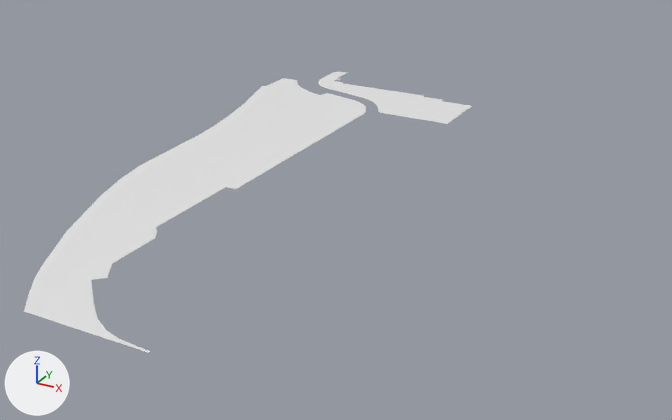
Before and after pictures for a commit that changed the FBX model Ecm/Assets/ECM/FBX/Terrains/terrains.fbx.
Camera for both pictures: a 50 mm camera at (164.0, -595.0, 143.0) aimed at (-17.0, -266.0, -21.0). Every picture has the same lights, and +X, +Y and +Z are marked at lower left. Where no turn or scale is listed for an object, it has been applied to the vertices.

Script lines for the objects in view, before the commit:
```python
mat_terrain = principled_material('terrain')
mat_terrain.base_color = (0.8, 0.8, 0.8)  # white #e7e7e7
mat_terrain.roughness = 0.553
me_plane_060 = bpy.data.meshes.new('Plane.060')
me_plane_060.from_pydata(...)  # 94 vertices, 91 faces; spans x -98.0..1.0, y -34.0..28.0, z 0.0
me_plane_060.materials.append(mat_terrain)  # white #e7e7e7
me_plane_063 = bpy.data.meshes.new('Plane.063')
me_plane_063.from_pydata(...)  # 29 vertices, 27 faces; spans x -2.0..74.0, y -135.0..0.0, z 0.0
me_plane_063.materials.append(mat_terrain)  # white #e7e7e7
me_plane_094 = bpy.data.meshes.new('Plane.094')
me_plane_094.from_pydata(...)  # 29 vertices, 27 faces; spans x 0.0..105.0, y -142.0..0.0, z 0.0
me_plane_094.materials.append(mat_terrain)  # white #e7e7e7
ob_terrain_1 = bpy.data.objects.new('terrain_1', me_plane_060)
ob_terrain_1.location = (-6.0, -135.0, -8.0)
ob_terrain_2 = bpy.data.objects.new('terrain_2', me_plane_063)
ob_terrain_2.location = (-124.0, -136.0, -8.0)
ob_terrain_3 = bpy.data.objects.new('terrain_3', me_plane_094)
ob_terrain_3.location = (-105.0, -271.0, -8.0)
```
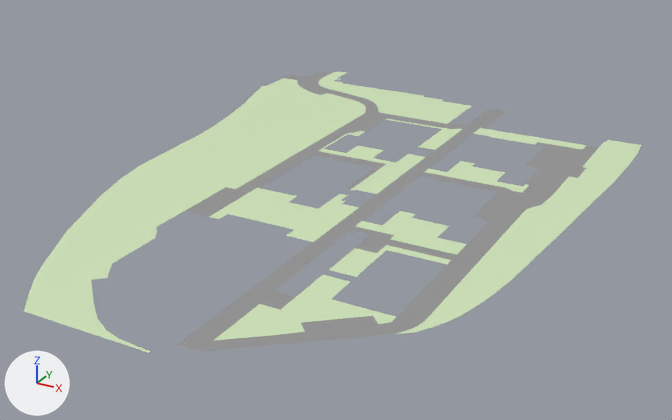
The change, as a diff of the scene's bpy script:
```diff
--- a/Ecm/Assets/ECM/FBX/Terrains/terrains.fbx.py
+++ b/Ecm/Assets/ECM/FBX/Terrains/terrains.fbx.py
@@ mat_terrain @@
 mat_terrain = principled_material('terrain')
-mat_terrain.base_color = (0.8, 0.8, 0.8)  # white #e7e7e7
+mat_terrain.base_color = (0.649, 0.8, 0.502)  # green #d3e7bc
 mat_terrain.roughness = 0.553
@@ mat_goudron @@
+mat_goudron = principled_material('goudron')
+mat_goudron.base_color = (0.303, 0.303, 0.303)  # grey #969696
+mat_goudron.roughness = 0.553
@@ me_plane_094 @@
 # used by ob_terrain_3; location = (-105.0, -271.0, -8.0)
-me_plane_094.from_pydata(...)  # 29 vertices, 27 faces; spans x 0.0..105.0, y -142.0..0.0, z 0.0
+me_plane_094.from_pydata(...)  # 45 vertices, 41 faces; spans x 0.0..110.0, y -142.0..0.0, z 0.0
+# me_plane_094 part 1: a new loose piece of 16 vertices spanning x 62.0..110.0, y -52.0..-6.0, z 0.0, in mat_terrain (green #d3e7bc)
 me_plane_094.materials.append(mat_terrain)
@@ me_plane_063 @@
 # used by ob_terrain_2; location = (-124.0, -136.0, -8.0)
 # verts and faces of me_plane_063; kept vertices keep their numbers, new ones are numbered from 29
-me_plane_063.from_pydata(...)  # 29 vertices, 27 faces; spans x -2.0..74.0, y -135.0..0.0, z 0.0
+me_plane_063.from_pydata(...)  # 57 vertices, 51 faces; spans x -2.0..129.0, y -135.0..0.0, z 0.0
+# me_plane_063 part 2: a new loose piece of 20 vertices spanning x 81.0..129.0, y -135.0..-64.0, z 0.0, in mat_terrain (green #d3e7bc)
+# me_plane_063 part 3
+verts[29] = (120.0, -72.0, 0.0)  # pixel (417, 146)
+verts[30] = (129.0, -72.0, 0.0)  # pixel (435, 149)
+verts[31] = (129.0, -37.0, 0.0)  # pixel (462, 129)
+verts[32] = (127.0, -37.0, 0.0)  # pixel (459, 128)
+verts[33] = (124.0, -40.0, 0.0)  # pixel (451, 129)
+verts[34] = (88.0, -40.0, 0.0)  # pixel (386, 118)
+verts[35] = (88.0, -42.0, 0.0)  # pixel (385, 119)
+verts[36] = (120.0, -42.0, 0.0)  # pixel (442, 129)
+faces += [(31, 32, 33), (30, 33, 36), (33, 34, 36), (34, 35, 36), (29, 30, 36), (30, 31, 33)]
 me_plane_063.materials.append(mat_terrain)
@@ me_plane_112 @@
+me_plane_112.from_pydata(...)  # 51 vertices, 41 faces; spans x -1.0..71.0, y 0.0..127.0, z -2.0
+me_plane_112.materials.append(mat_terrain)  # green #d3e7bc
@@ me_plane_113 @@
+me_plane_113.from_pydata(...)  # 42 vertices, 33 faces; spans x -53.0..25.0, y 0.0..117.0, z -2.0
+me_plane_113.materials.append(mat_terrain)  # green #d3e7bc
@@ me_plane_115 @@
+me_plane_115.from_pydata(...)  # 141 vertices, 126 faces; spans x -1.0..197.0, y -276.0..16.0, z 0.0
+me_plane_115.materials.append(mat_goudron)  # grey #969696
@@ ob_terrain_4 @@
+ob_terrain_4 = bpy.data.objects.new('terrain_4', me_plane_112)
+ob_terrain_4.location = (13.0, -398.0, -6.0)
@@ ob_terrain_5 @@
+ob_terrain_5 = bpy.data.objects.new('terrain_5', me_plane_113)
+ob_terrain_5.location = (65.0, -271.0, -6.0)
@@ ob_asphalt @@
+ob_asphalt = bpy.data.objects.new('asphalt', me_plane_115)
+ob_asphalt.location = (-123.0, -129.0, -8.0)
```

Boxes (x1, y1, x2, y2) around the edits, measured in the pictures (672 x 420 px):
'asphalt', added: after (178, 72, 599, 351)
'terrain_3', recoloured, reshaped (white to green, 39% wider): before (24, 152, 264, 352); after (24, 152, 359, 352)
'terrain_4', added (green): after (214, 211, 560, 340)
'terrain_2', recoloured, reshaped (white to green, 48% wider, 23% taller): before (167, 78, 366, 172); after (167, 78, 462, 194)
'terrain_5', added (green): after (425, 128, 641, 234)
'terrain_1', recoloured (white to green): (318, 72, 472, 124) in both
part 1 of me_plane_094, added (green): after (209, 188, 359, 242)
part 2 of me_plane_063, added (green): after (319, 131, 425, 194)
part 3 of me_plane_063, added (green): after (385, 119, 462, 150)
